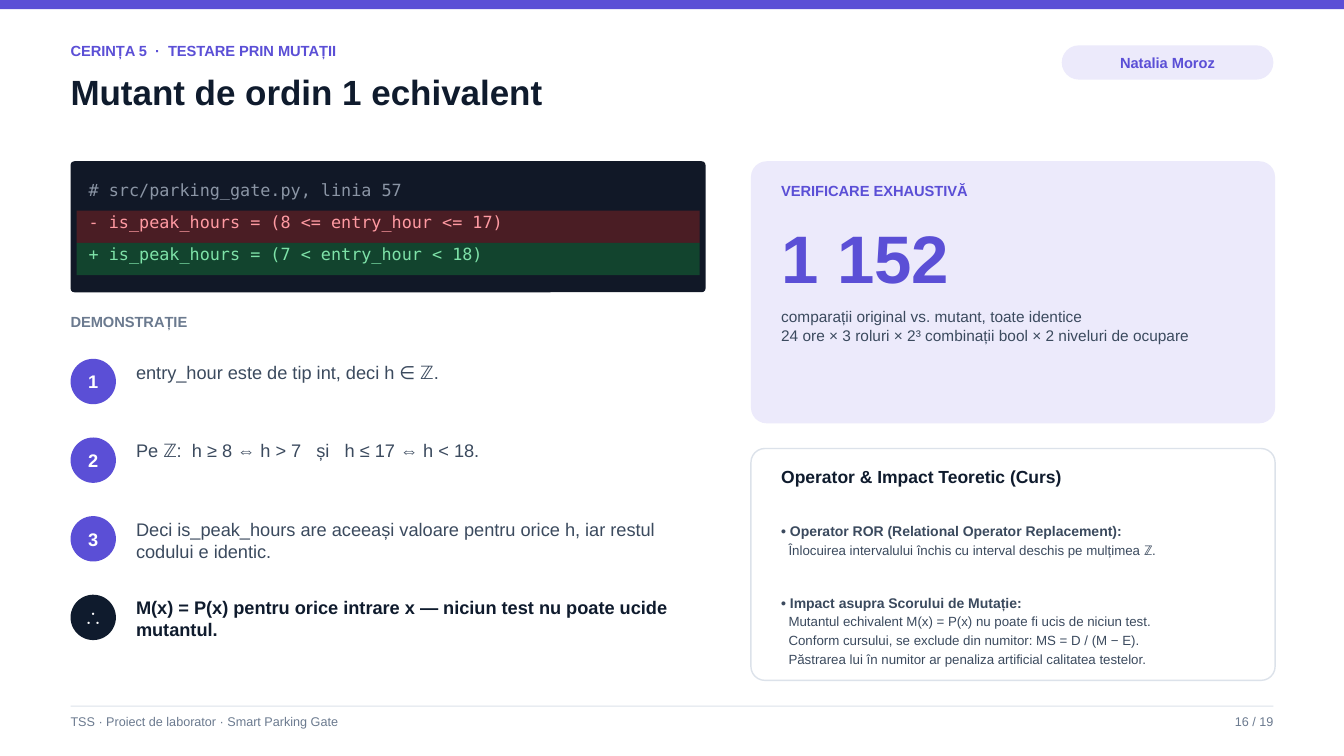
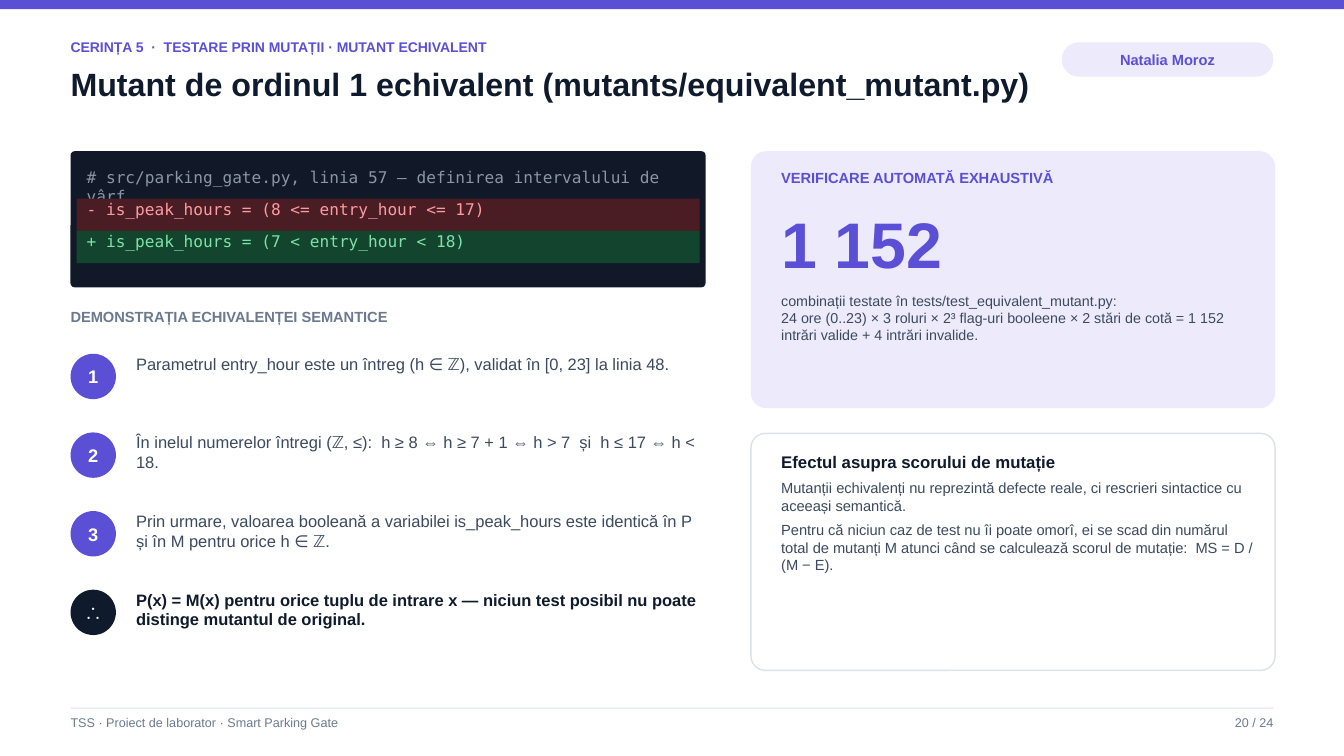
Before and after one commit to victormura/tss, a slide deck: slide 20 of proiect_laborator/docs/Prezentare_Laborator_TSS.pptx (slide 16 before the commit). Drawn at 1344x756 pixels with LibreOffice and Linux fonts; fonts in the diff are those of the drawing. Boxes give left, top, right and bottom in pixels: in the first picture for what was removed or moved away, otherwise in the second. Text is boxed around its words. In the diff, an @@ line names an element or a change of style, - is before the commit and + after.

```diff
--- a/proiect_laborator/docs/Prezentare_Laborator_TSS.pptx
+++ b/proiect_laborator/docs/Prezentare_Laborator_TSS.pptx
@@ text at (71,42,487,55): text changed; size 10.5 to 10 pt @@
-CERINȚA 5 · TESTARE PRIN MUTAȚII
+CERINȚA 5 · TESTARE PRIN MUTAȚII · MUTANT ECHIVALENT
@@ text at (71,72,1029,103): text changed; size 25 to 23 pt @@
-Mutant de ordin 1 echivalent
+Mutant de ordinul 1 echivalent (mutants/equivalent_mutant.py)
@@ rounded rectangle: place and size @@
-rounded rectangle at (71,161,706,292)
+rounded rectangle at (71,151,706,287)
@@ text at (87,170,659,207): text changed; size 12 to 11.5 pt @@
-# src/parking_gate.py, linia 57
+# src/parking_gate.py, linia 57 — definirea intervalului de vârf
@@ rounded rectangle: place and size @@
-rounded rectangle at (751,161,1275,423)
+rounded rectangle at (751,151,1275,408)
@@ text at (781,173,1053,183): text changed @@
-VERIFICARE EXHAUSTIVĂ
+VERIFICARE AUTOMATĂ EXHAUSTIVĂ
@@ rectangle: place and size @@
-rectangle at (77,211,700,243)
+rectangle at (77,199,700,231)
@@ text "- is_peak_hours = (8 <= ...": place and size @@
-text "- is_peak_hours = (8 <= ..." at (109,215,502,232)
+text "- is_peak_hours = (8 <= ..." at (106,203,484,219)
@@ text "- is_peak_hours = (8 <= ..." at (106,203,484,219): size 12 to 11.5 pt @@
@@ text "1 152": place and size @@
-text "1 152" at (781,236,949,284)
+text "1 152" at (781,223,942,269)
@@ text "1 152" at (781,223,942,269): size 48 to 46 pt @@
@@ rectangle: place and size @@
-rectangle at (77,243,700,275)
+rectangle at (77,231,700,263)
@@ text "+ is_peak_hours = (7 < ..." at (106,235,465,251): size 12 to 11.5 pt @@
@@ text "+ is_peak_hours = (7 < ...": place and size @@
-text "+ is_peak_hours = (7 < ..." at (109,247,482,264)
+text "+ is_peak_hours = (7 < ..." at (106,235,465,251)
@@ text at (781,295,1224,340): text changed; size 11 to 10.2 pt @@
-comparații original vs. mutant, toate identice
-24 ore × 3 roluri × 2³ combinații bool × 2 niveluri de ocupare
+combinații testate în tests/test_equivalent_mutant.py:
+24 ore (0..23) × 3 roluri × 2³ flag-uri booleene × 2 stări de cotă = 1 152 intrări valide + 4 intrări invalide.
@@ text at (71,312,388,325): text changed @@
-DEMONSTRAȚIE
+DEMONSTRAȚIA ECHIVALENȚEI SEMANTICE
@@ text at (136,358,669,373): text changed; size 13 to 11.8 pt @@
-entry_hour este de tip int, deci h ∈ ℤ.
+Parametrul entry_hour este un întreg (h ∈ ℤ), validat în [0, 23] la linia 48.
@@ text at (136,435,681,468): text changed; size 13 to 11.8 pt @@
-Pe ℤ: h ≥ 8 ⇔ h > 7 și h ≤ 17 ⇔ h < 18.
+În inelul numerelor întregi (ℤ, ≤): h ≥ 8 ⇔ h ≥ 7 + 1 ⇔ h > 7 și h ≤ 17 ⇔ h < 18.
@@ rounded rectangle: place and size @@
-rounded rectangle at (751,449,1275,681)
+rounded rectangle at (751,434,1275,670)
@@ text at (781,456,1245,573): text changed; size 9.5 to 10.5 pt @@
-Operator & Impact Teoretic (Curs)
-• Operator ROR (Relational Operator Replacement):
-Înlocuirea intervalului închis cu interval deschis pe mulțimea ℤ.
-• Impact asupra Scorului de Mutație:
-Mutantul echivalent M(x) = P(x) nu poate fi ucis de niciun test.
-Conform cursului, se exclude din numitor: MS = D / (M − E).
-Păstrarea lui în numitor ar penaliza artificial calitatea testelor.
+Efectul asupra scorului de mutație
+Mutanții echivalenți nu reprezintă defecte reale, ci rescrieri sintactice cu aceeași semantică.
+Pentru că niciun caz de test nu îi poate omorî, ei se scad din numărul total de mutanți M atunci când se calculează scorul de mutație: MS = D / (M − E).
@@ text at (136,515,692,550): text changed; size 13 to 11.8 pt @@
-Deci is_peak_hours are aceeași valoare pentru orice h, iar restul codului e identic.
+Prin urmare, valoarea booleană a variabilei is_peak_hours este identică în P și în M pentru orice h ∈ ℤ.
@@ 4 rounded rectangles: place and size @@
-4 rounded rectangles at (71,359,116,640)
+4 rounded rectangles at (71,354,116,635)
@@ text at (136,594,696,629): text changed; size 13 to 11.8 pt @@
-M(x) = P(x) pentru orice intrare x — niciun test nu poate ucide mutantul.
+P(x) = M(x) pentru orice tuplu de intrare x — niciun test posibil nu poate distinge mutantul de original.
@@ text at (1235,718,1273,727): text changed @@
-16 / 19
+20 / 24
```
Also in this commit, not shown: 12 other slides changed, 11 slides added, 6 slides removed, 17 other files.
